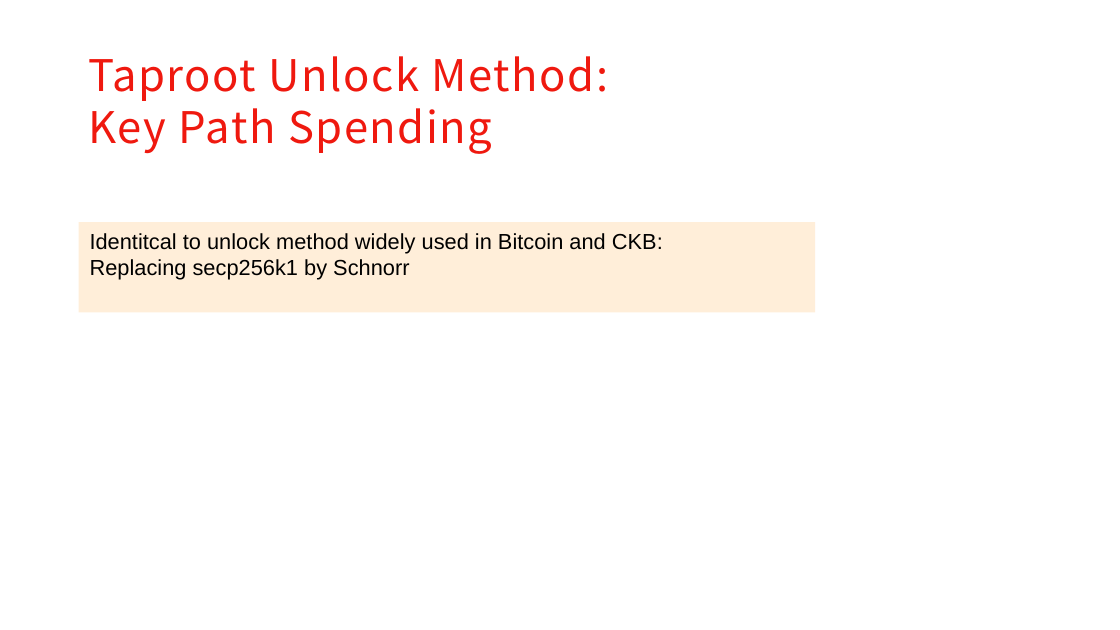
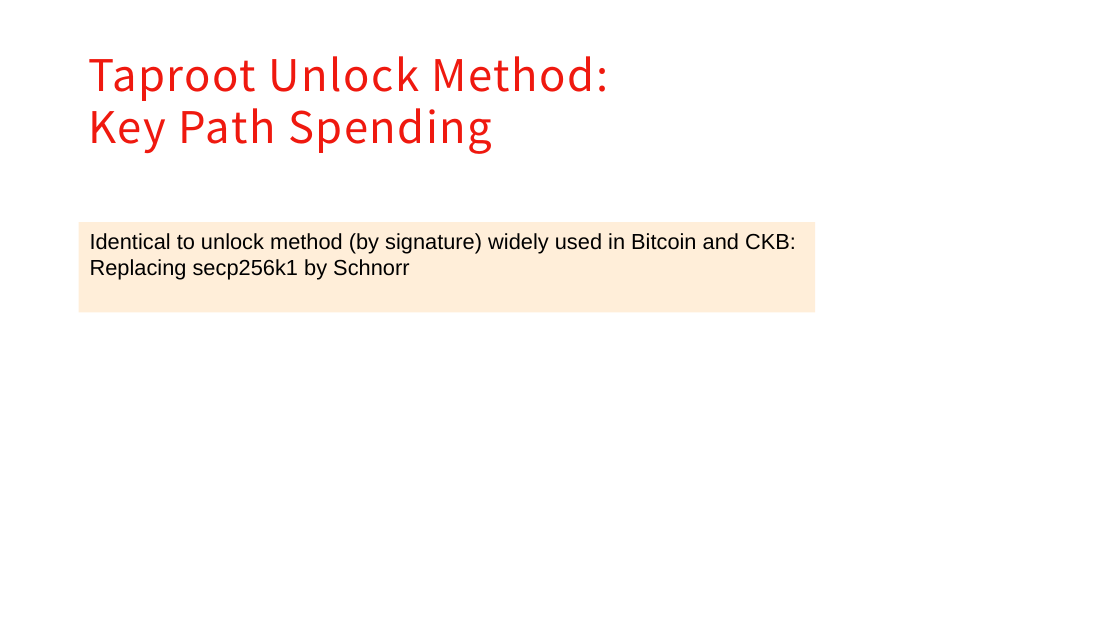
Before and after one commit to XuJiandong/docs-bank, a slide deck: slide 12 of presentation.pptx. Drawn at 1120x630 pixels with LibreOffice and Linux fonts; fonts in the diff are those of the drawing; background and template pictures are left out. Boxes give left, top, right and bottom in pixels: in the first picture for what was removed or moved away, otherwise in the second. Text is boxed around its words. In the diff, an @@ line names an element or a change of style, - is before the commit and + after.

```diff
--- a/presentation.pptx
+++ b/presentation.pptx
@@ text in rectangle at (90, 233, 796, 254): text changed @@
-Identitcal to unlock method widely used in Bitcoin and CKB:
+Identical to unlock method (by signature) widely used in Bitcoin and CKB:
```
Also in this commit, not shown: 5 other slides changed.
